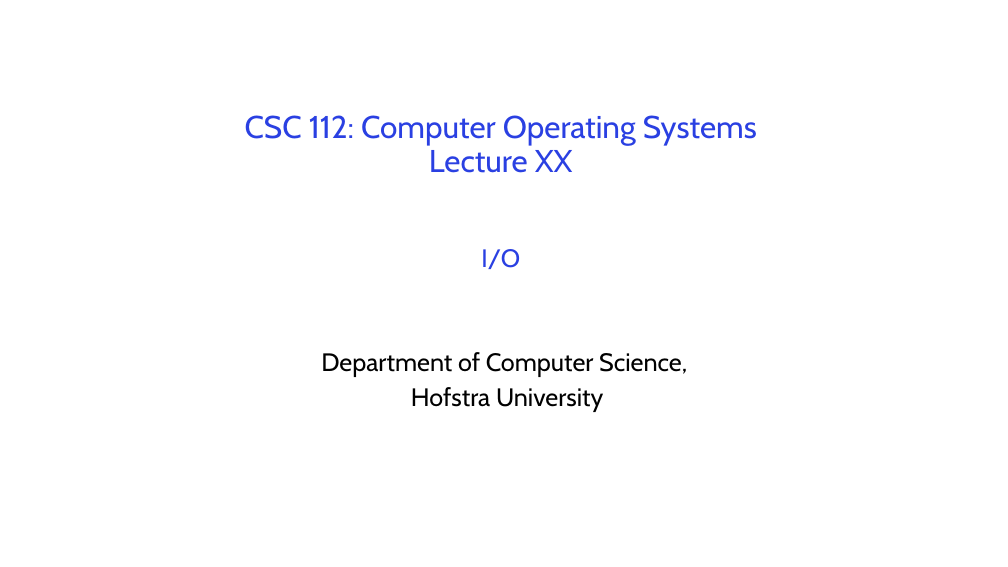
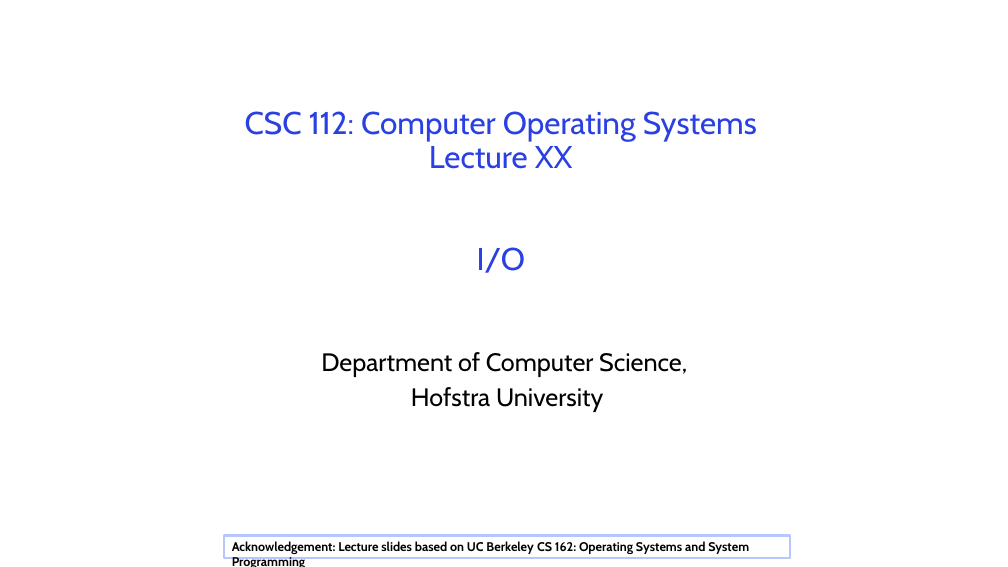
Before and after one commit to guhofstra/CSC256Fa25, a slide deck: slide 1 of PPTs/bak/LXX IO NG.pptx. Drawn at 1008x567 pixels with LibreOffice and Linux fonts; fonts in the diff are those of the drawing. Boxes give left, top, right and bottom in pixels: in the first picture for what was removed or moved away, otherwise in the second. Text is boxed around its words. In the diff, an @@ line names an element or a change of style, - is before the commit and + after.

```diff
--- a/PPTs/bak/LXX IO NG.pptx
+++ b/PPTs/bak/LXX IO NG.pptx
@@ title "CSC 112: Computer Operating Systems ..." at [245,111,757,273]: size 24 to 30 pt in "I/O" @@
@@ rectangle added at [225,535,790,558], fill #FFFFFF, outline #B7C6FE 2 pt, 12 pt, text #000000, bold @@
+Acknowledgement: Lecture slides based on UC Berkeley CS 162: Operating Systems and System Programming
```
Also in this commit, not shown: 1 other slide changed, 33 slides added, 84 slides removed, 35 other files.
